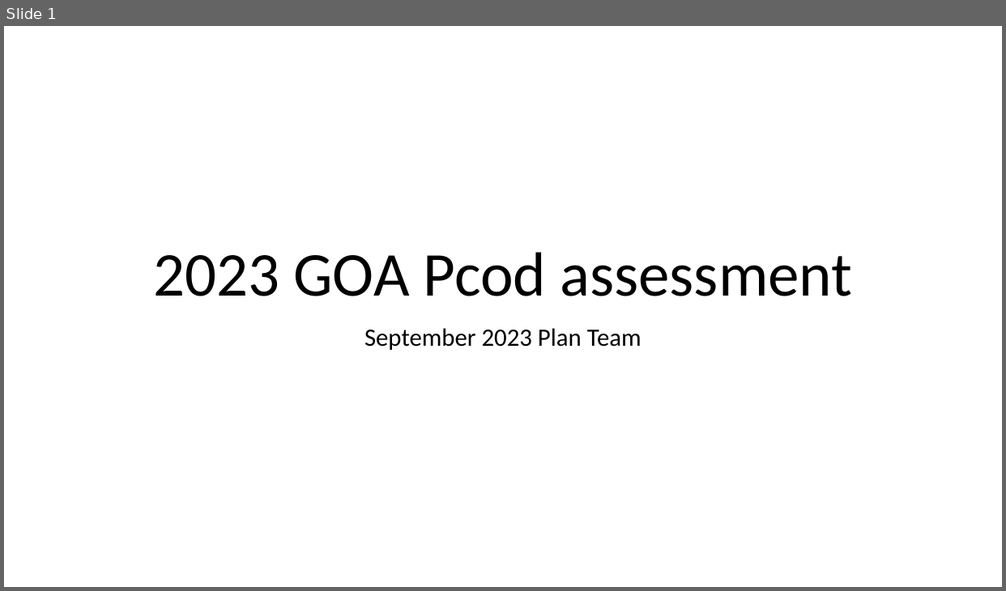
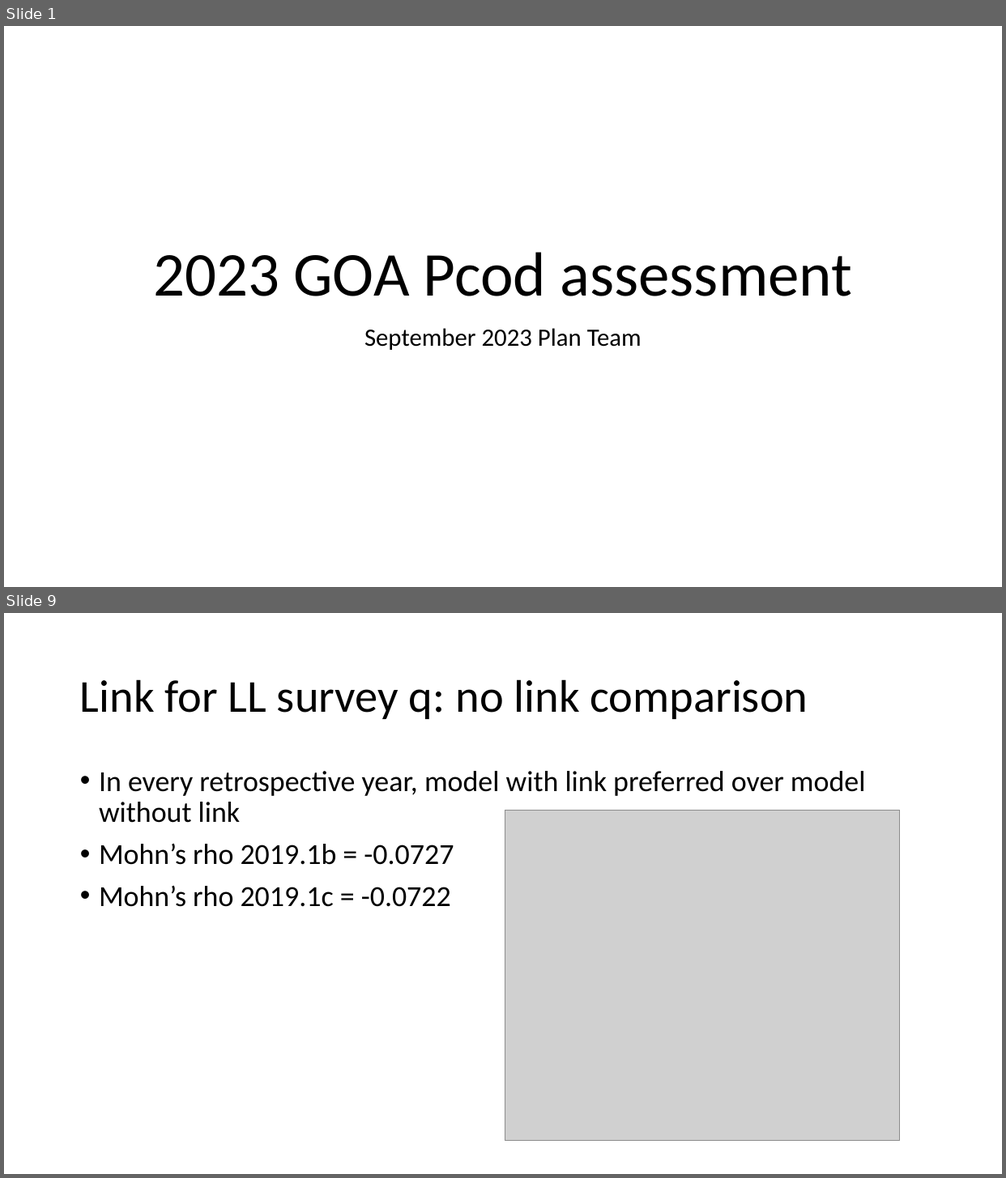
Before and after one commit to pete-hulson/goa_pcod, a slide deck: 2023/presentation/goa_pcod_sept23.pptx. Shown one above the other, each under a label of ours: slide 1 before the commit, slides 1 and 9 after it; the slides between them are not shown. The pictures are 1006x591 and 1006x1178 pixels, drawn with LibreOffice and Linux fonts; fonts in the diff are those of the drawing; grey boxes stand for pictures. Boxes give left, top, right and bottom in pixels: in the first picture for what was removed or moved away, otherwise in the second. Text is boxed around its words. In the diff, an @@ line names an element or a change of style, - is before the commit and + after.

```diff
--- a/2023/presentation/goa_pcod_sept23.pptx
+++ b/2023/presentation/goa_pcod_sept23.pptx
@@ slide 9 added at (4, 613, 1002, 1174), background #FFFFFF @@
@@ title added at (80, 679, 808, 719), 44 pt, text #000000 @@
+Link for LL survey q: no link comparison
@@ text added at (99, 771, 866, 907), 28 pt, text #000000 @@
+• In every retrospective year, model with link preferred over model without link
+• Mohn’s rho 2019.1b = -0.0727
+• Mohn’s rho 2019.1c = -0.0722
@@ picture added at (505, 810, 900, 1141) @@
```
Also in this commit, not shown: 10 slides changed, 11 other slides added, 5 other files.
